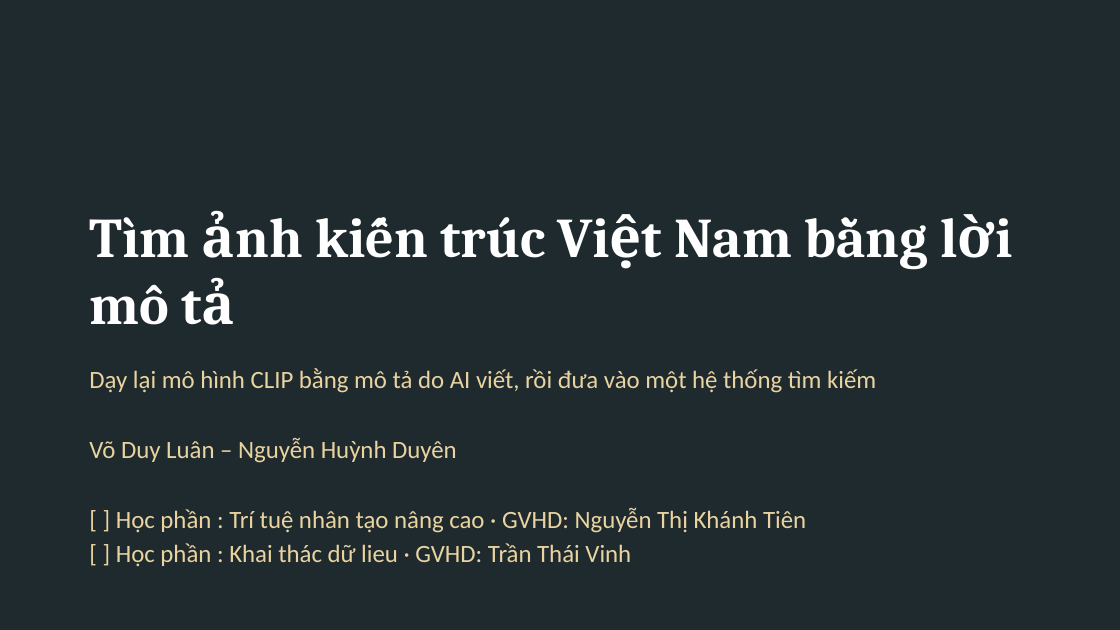
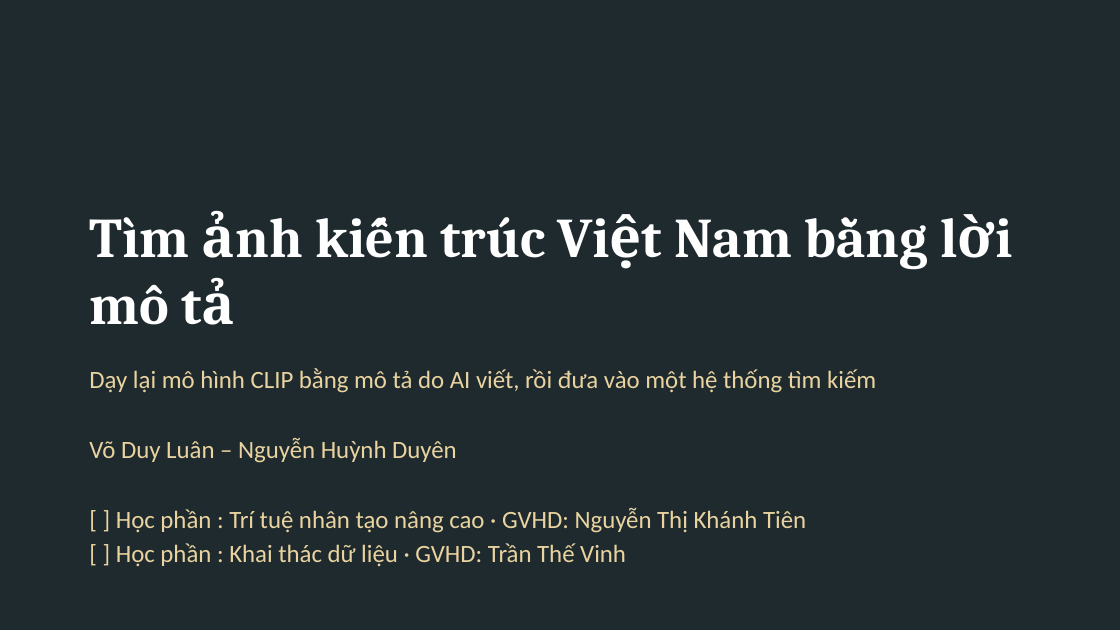
Before and after one commit to DuyLuanVo/KIS-AAI-DM-Master, a slide deck: slide 1 of reports/ThuyetTrinh_KIS_CLIP.pptx. Drawn at 1120x630 pixels with LibreOffice and Linux fonts; fonts in the diff are those of the drawing. Boxes give left, top, right and bottom in pixels: in the first picture for what was removed or moved away, otherwise in the second. Text is boxed around its words. In the diff, an @@ line names an element or a change of style, - is before the commit and + after.

```diff
--- a/reports/ThuyetTrinh_KIS_CLIP.pptx
+++ b/reports/ThuyetTrinh_KIS_CLIP.pptx
@@ text at [116,543,626,566]: text changed @@
-[ ] Học phần : Khai thác dữ lieu · GVHD: Trần Thái Vinh
+[ ] Học phần : Khai thác dữ liệu · GVHD: Trần Thế Vinh
```
Also in this commit, not shown: 1 other slide changed, 1 slide added, 6 other files.
